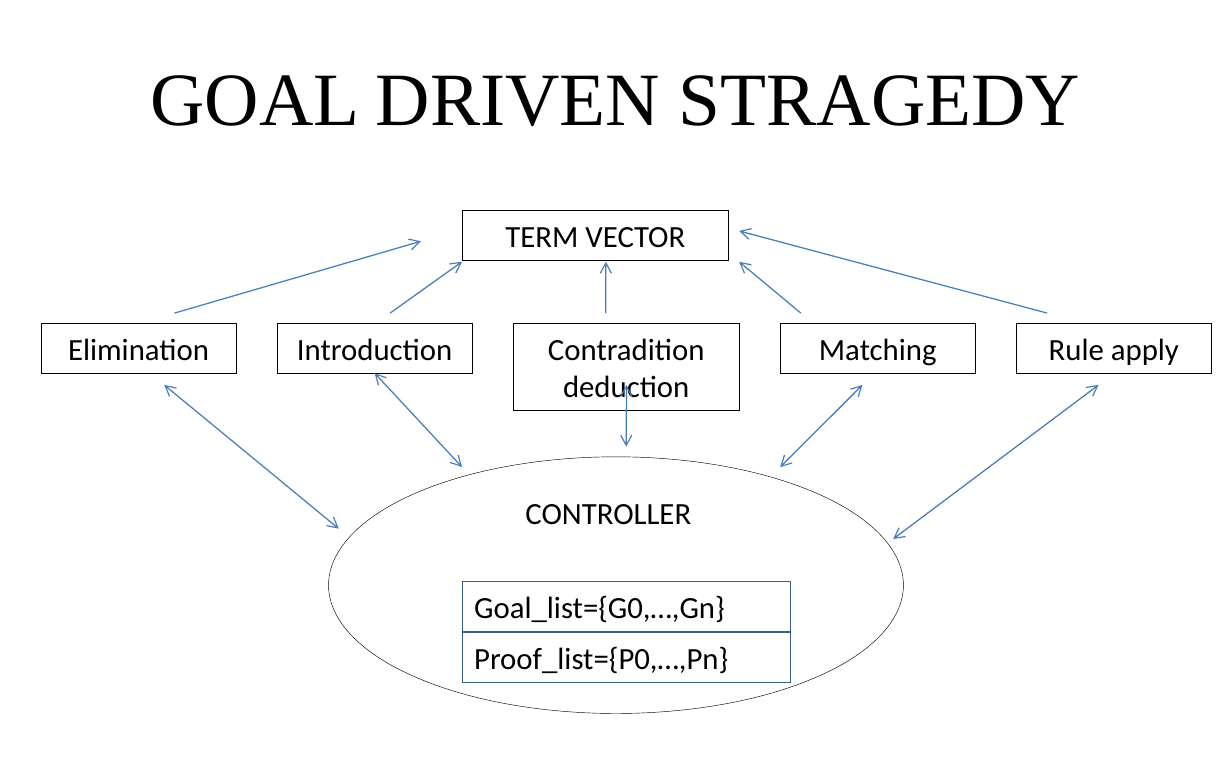
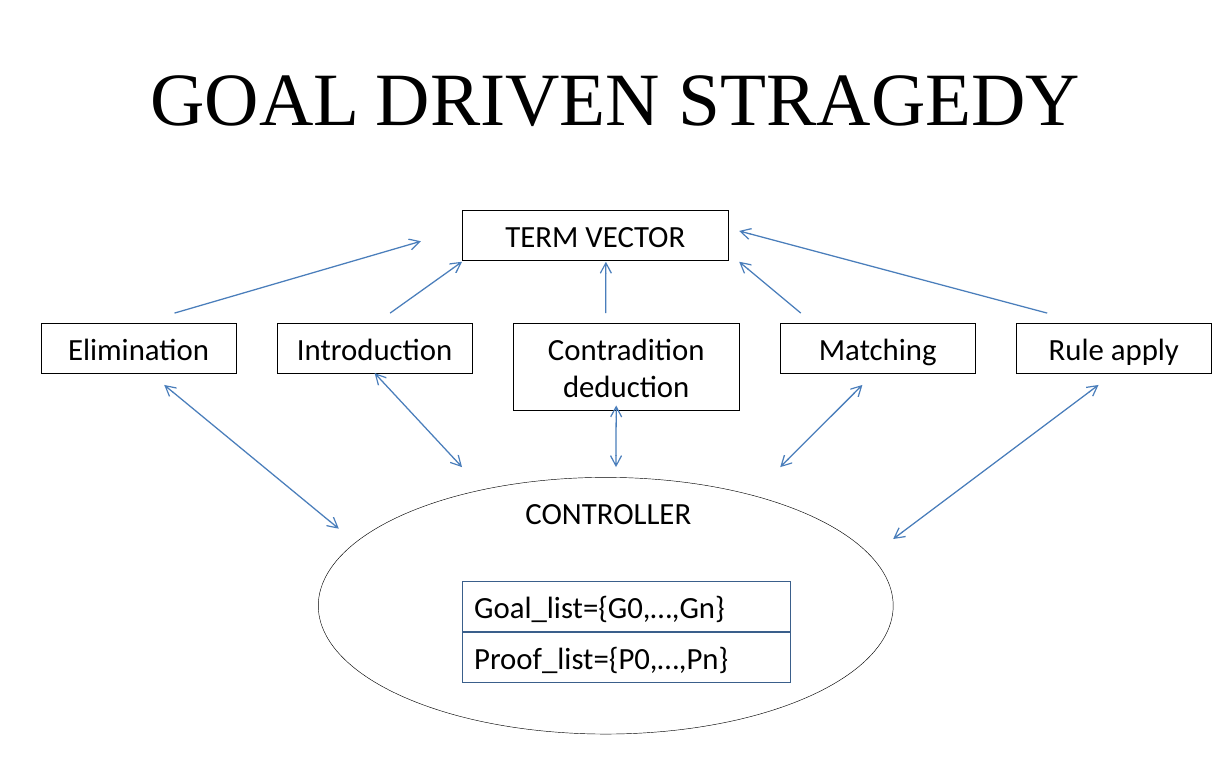
Before and after one commit to giang-rocker/logic, a slide deck: slide 12 of Report/SUY LUẬN TỰ NHIÊN.pptx (slide 11 before the commit). Drawn at 1232x770 pixels with LibreOffice and Linux fonts; fonts in the diff are those of the drawing. Boxes give left, top, right and bottom in pixels: in the first picture for what was removed or moved away, otherwise in the second. Text is boxed around its words. In the diff, an @@ line names an element or a change of style, - is before the commit and + after.

```diff
--- a/Report/SUY LUẬN TỰ NHIÊN.pptx
+++ b/Report/SUY LUẬN TỰ NHIÊN.pptx
@@ double arrow moved from (627, 384) - (626, 446) to (616, 405) - (616, 467) @@
@@ ellipse: place and size @@
-ellipse at bbox=[329, 457, 904, 713]
+ellipse at bbox=[318, 478, 893, 734]
```
Also in this commit, not shown: 1 other slide changed, 1 slide added, 1 other file.
